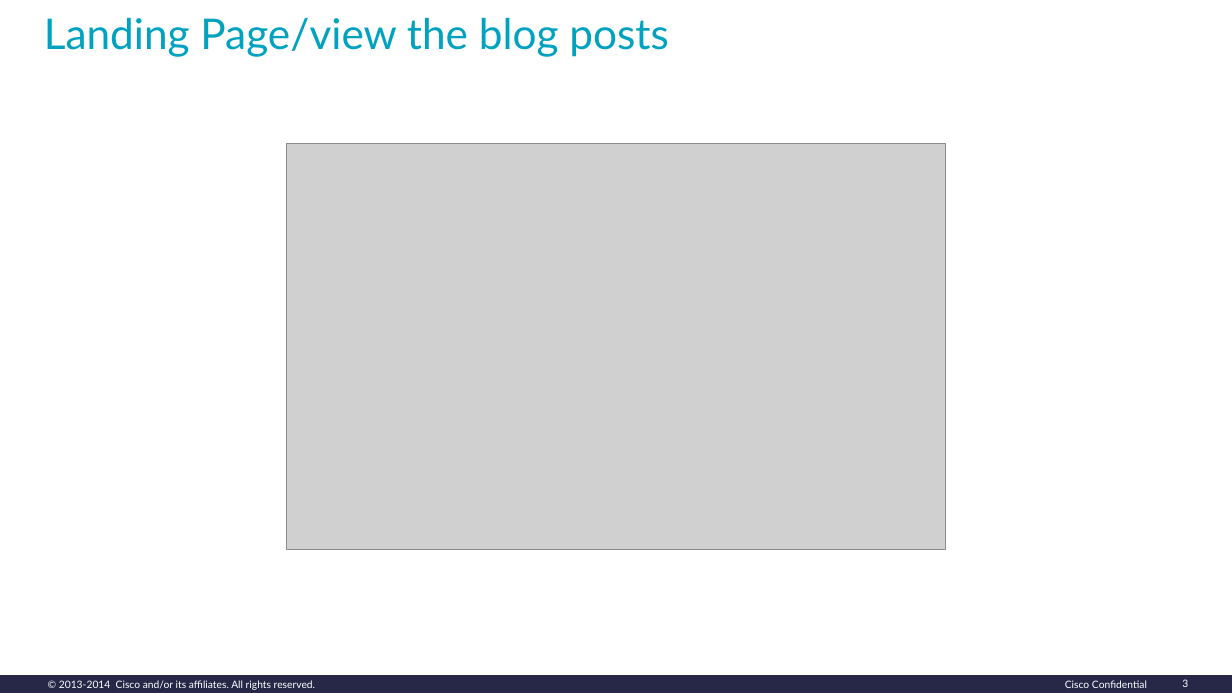
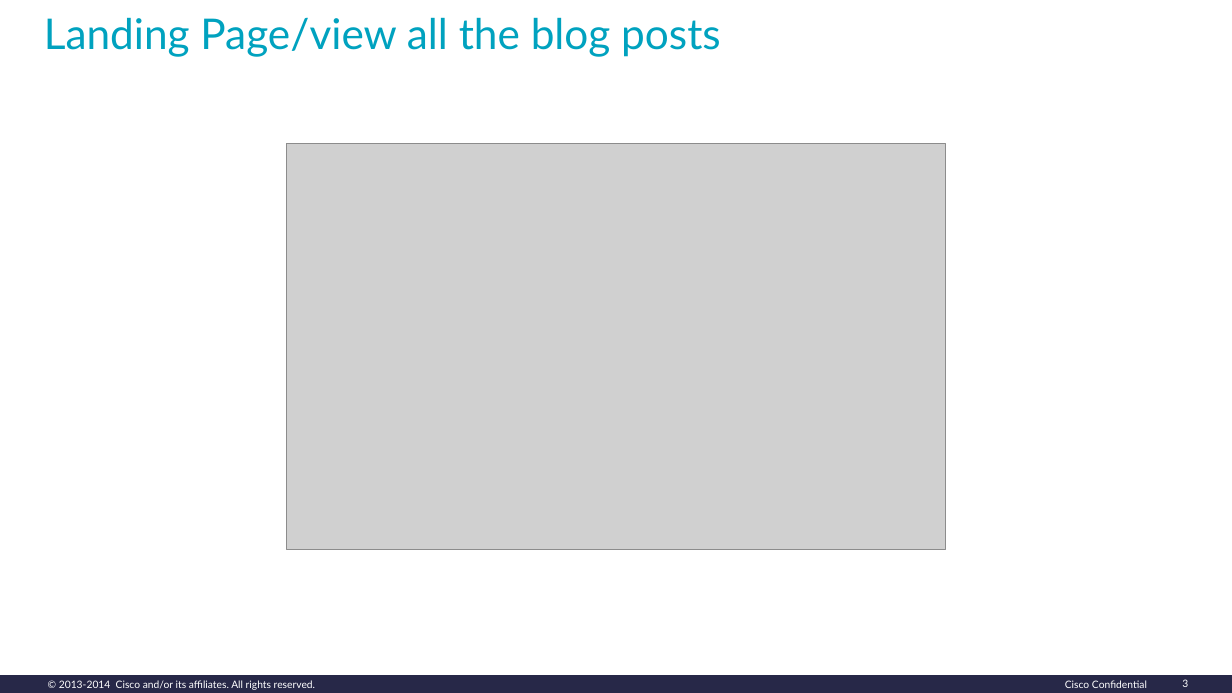
Before and after one commit to suprusty/blog, a slide deck: slide 3 of CMAD_CISCOBLOG.pptx. Drawn at 1232x693 pixels with LibreOffice and Linux fonts; fonts in the diff are those of the drawing; grey boxes stand for pictures. Boxes give left, top, right and bottom in pixels: in the first picture for what was removed or moved away, otherwise in the second. Text is boxed around its words. In the diff, an @@ line names an element or a change of style, - is before the commit and + after.

```diff
--- a/CMAD_CISCOBLOG.pptx
+++ b/CMAD_CISCOBLOG.pptx
@@ title at <box>44,17,721,57</box>: text changed @@
-Landing Page/view the blog posts
+Landing Page/view all the blog posts
```
Also in this commit, not shown: 7 other slides changed, 35 other files.
